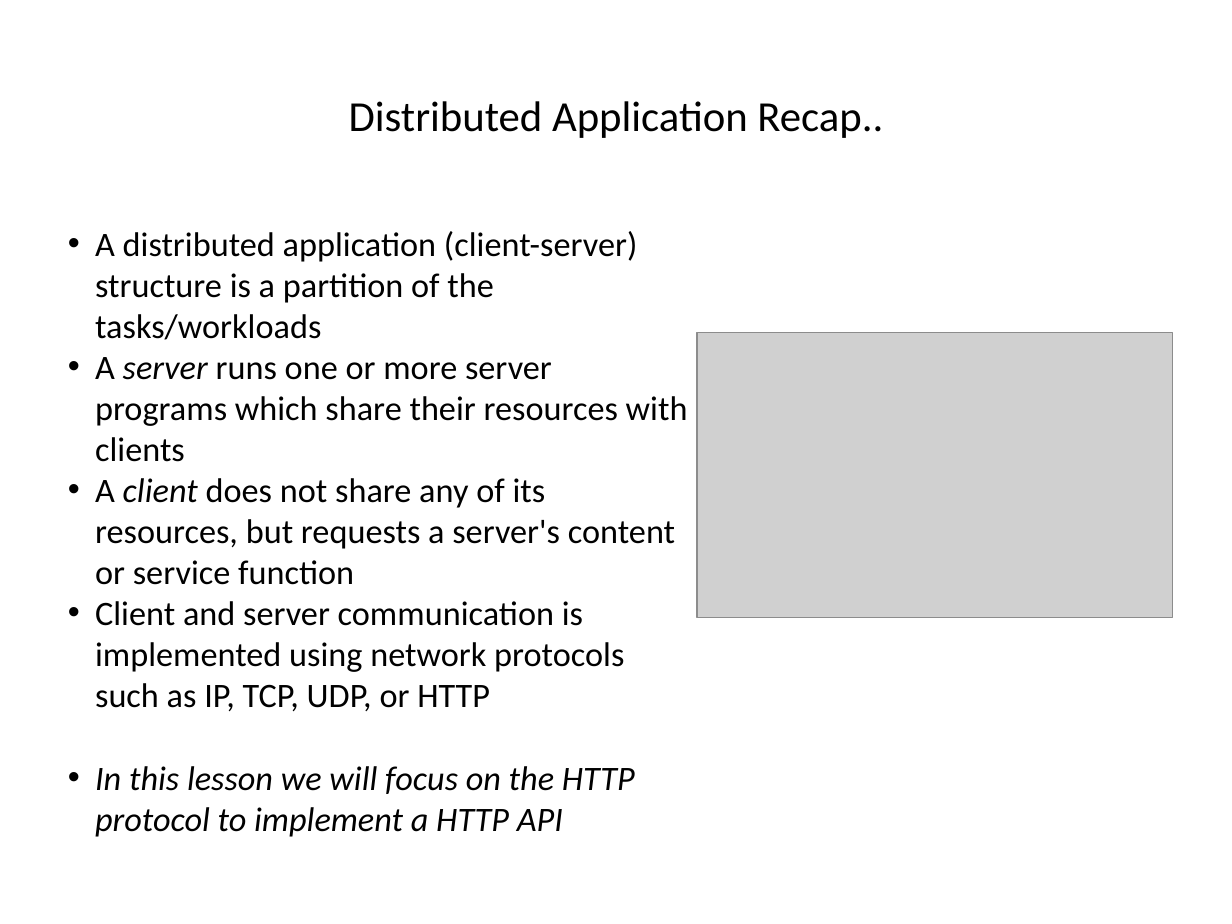
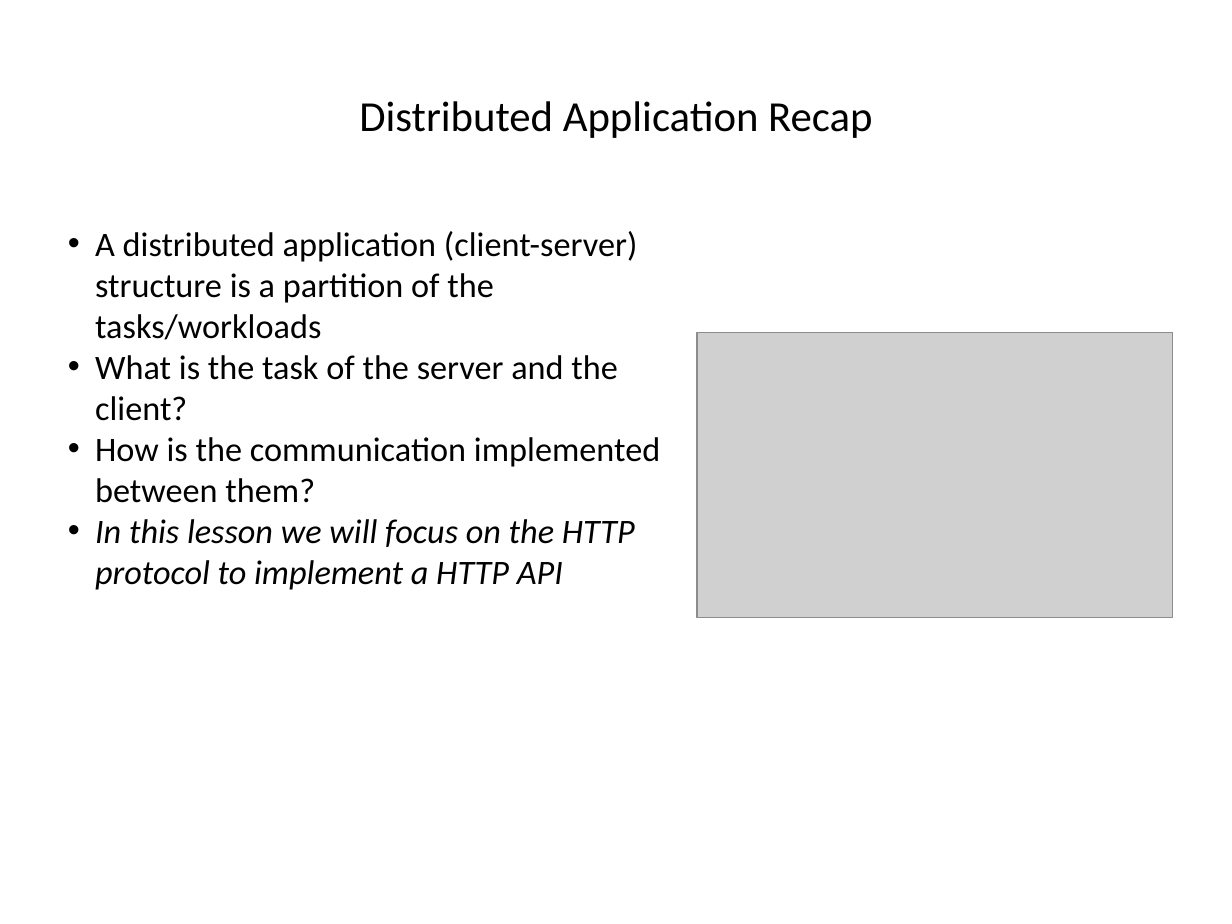
Before and after one commit to hogeschool/Development-5, a slide deck: slide 3 of Lectures/Lecture3/lesson3.pptx. Drawn at 1232x924 pixels with LibreOffice and Linux fonts; fonts in the diff are those of the drawing; grey boxes stand for pictures. Boxes give left, top, right and bottom in pixels: in the first picture for what was removed or moved away, otherwise in the second. Text is boxed around its words. In the diff, an @@ line names an element or a change of style, - is before the commit and + after.

```diff
--- a/Lectures/Lecture3/lesson3.pptx
+++ b/Lectures/Lecture3/lesson3.pptx
@@ title at (x1=359, y1=101, x2=872, y2=138): text changed @@
-Distributed Application Recap..
+Distributed Application Recap
@@ text at (x1=95, y1=355, x2=660, y2=503): text changed @@
-• A server runs one or more server programs which share their resources with clients
-• A client does not share any of its resources, but requests a server's content or service function
-• Client and server communication is implemented using network protocols such as IP, TCP, UDP, or HTTP
+• What is the task of the server and the client?
+• How is the communication implemented between them?
```
Also in this commit, not shown: 8 other slides changed, 8 slides added, 2 other files.
